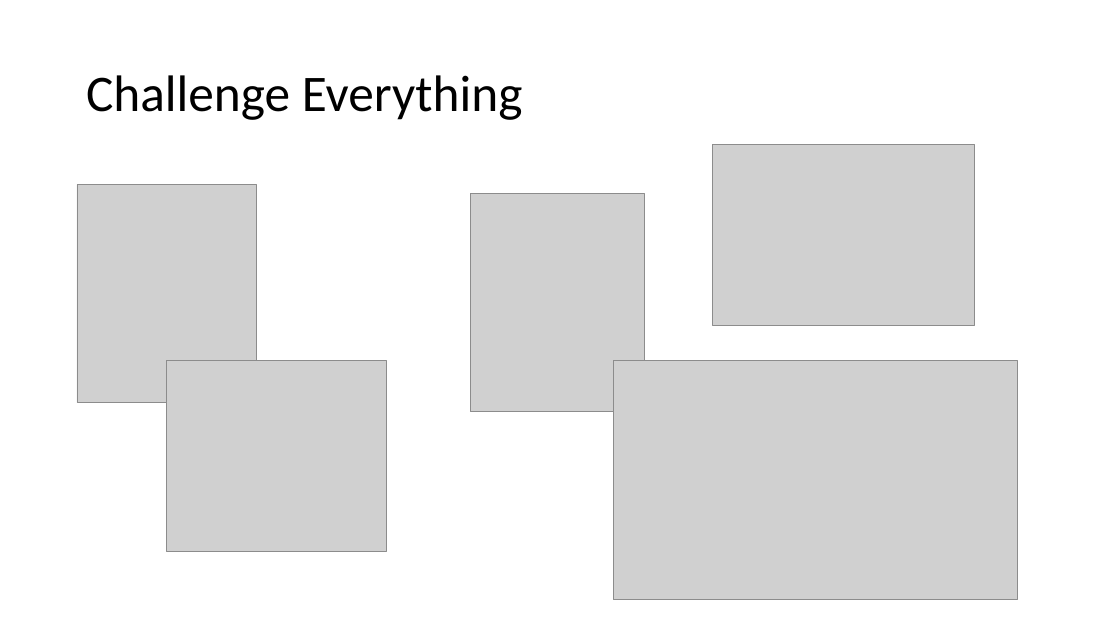
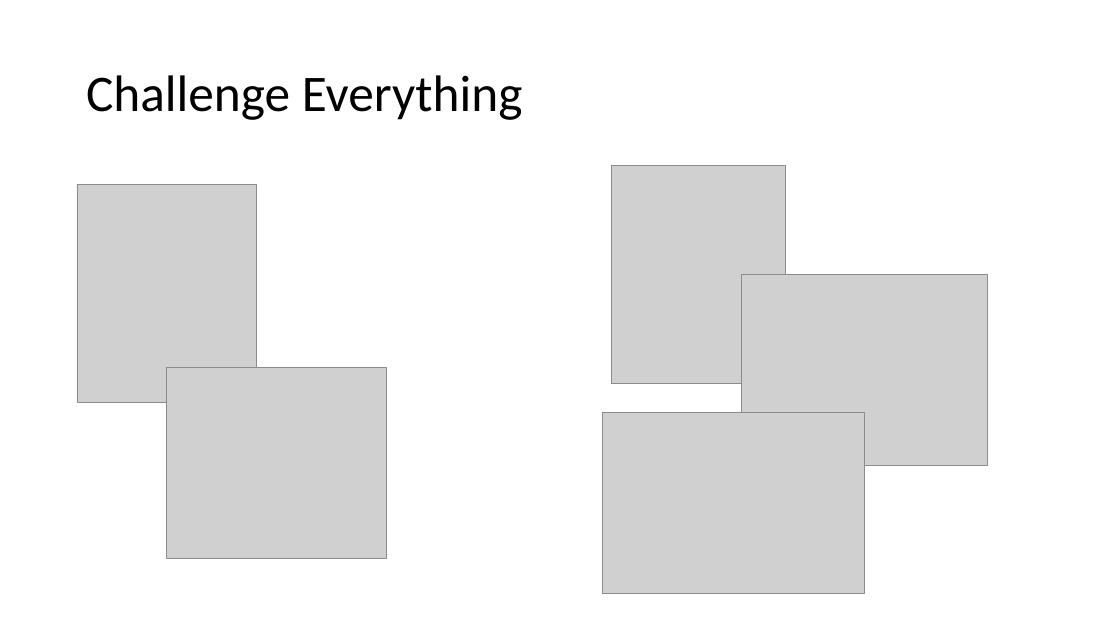
Before and after one commit to jamessdixon/REPL-Driven-Development, a slide deck: slide 10 of REPL-Driven-Development.pptx. Drawn at 1120x630 pixels with LibreOffice and Linux fonts; fonts in the diff are those of the drawing; grey boxes stand for pictures. Boxes give left, top, right and bottom in pixels: in the first picture for what was removed or moved away, otherwise in the second. Text is boxed around its words. In the diff, an @@ line names an element or a change of style, - is before the commit and + after.

```diff
--- a/REPL-Driven-Development.pptx
+++ b/REPL-Driven-Development.pptx
@@ picture: place and size @@
-picture at <box>471,194,644,412</box>
+picture at <box>612,166,786,383</box>
@@ picture added at <box>742,275,987,465</box> @@
@@ picture: place and size @@
-picture at <box>166,360,386,551</box>
+picture at <box>166,368,386,559</box>
@@ picture removed at <box>613,360,1017,600</box> @@
@@ picture: place and size @@
-picture at <box>712,144,974,325</box>
+picture at <box>603,413,865,594</box>
```
Also in this commit, not shown: 8 other slides changed, 24 other files.
